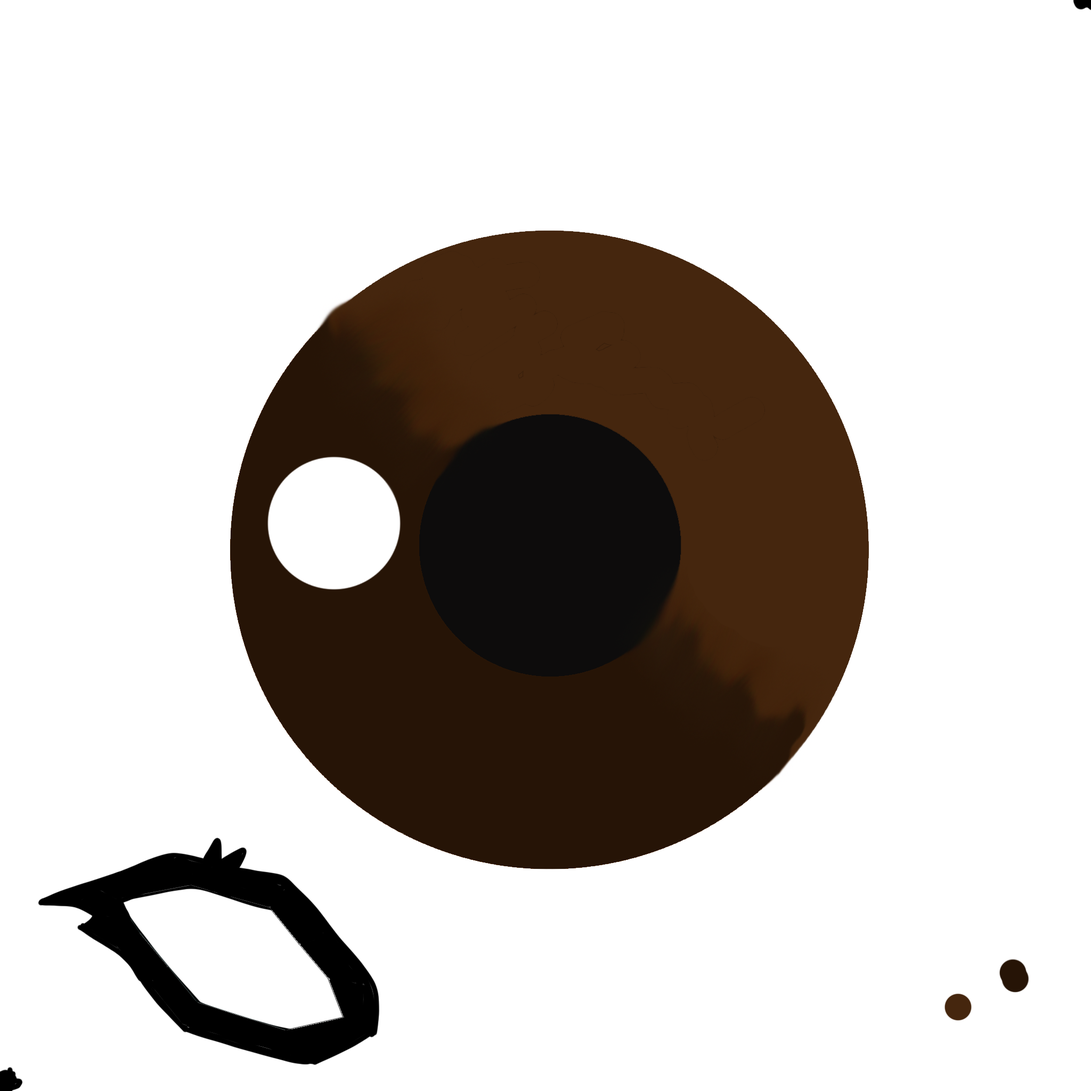
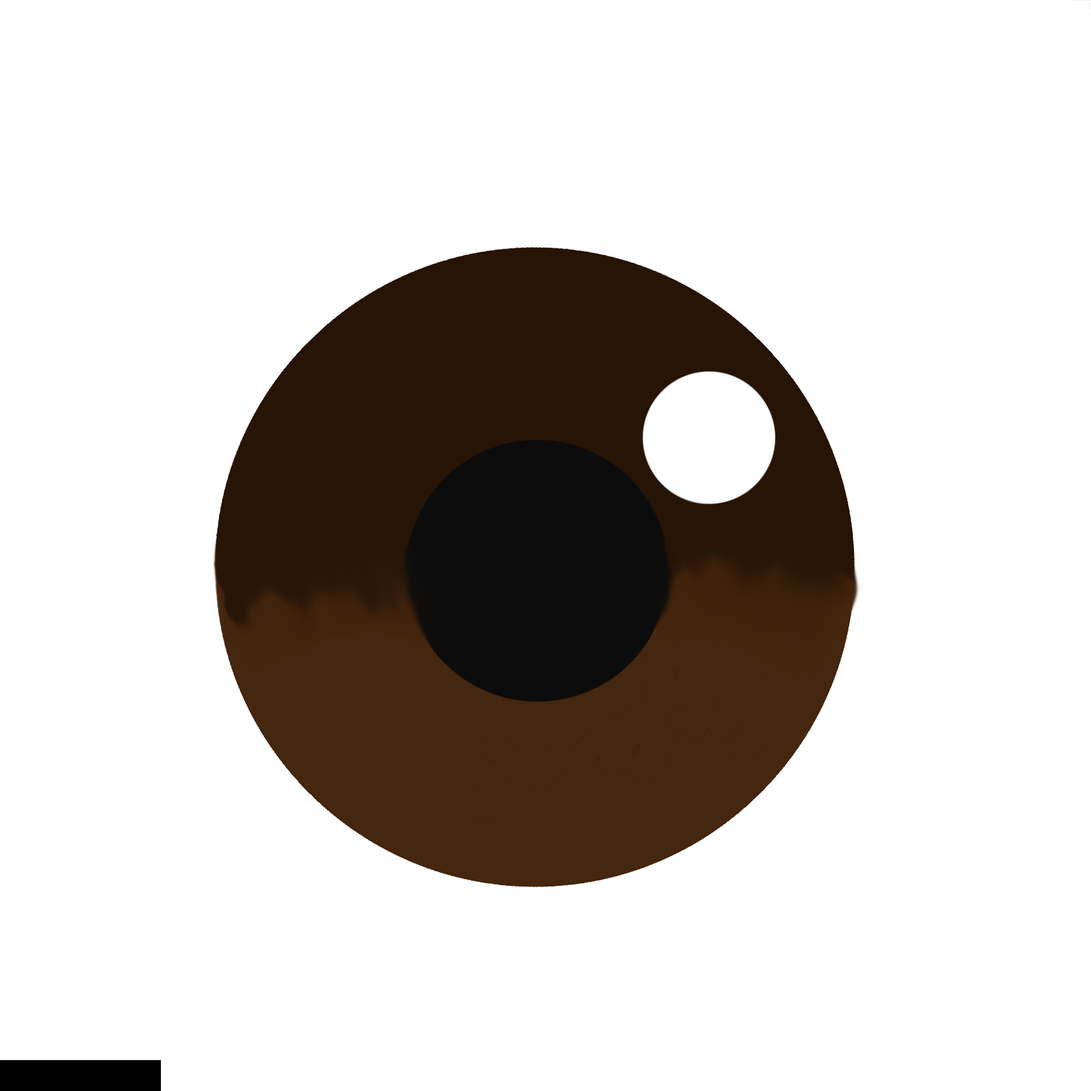
Revision of a layered w=1091, h=1091 image; what changed, layer by layer:
moved "Layer 4" above "Lashes UV", painted on it over bbox(0, 0, 1091, 1091)
painted on "Lashes UV" over bbox(0, 0, 1091, 1091)
